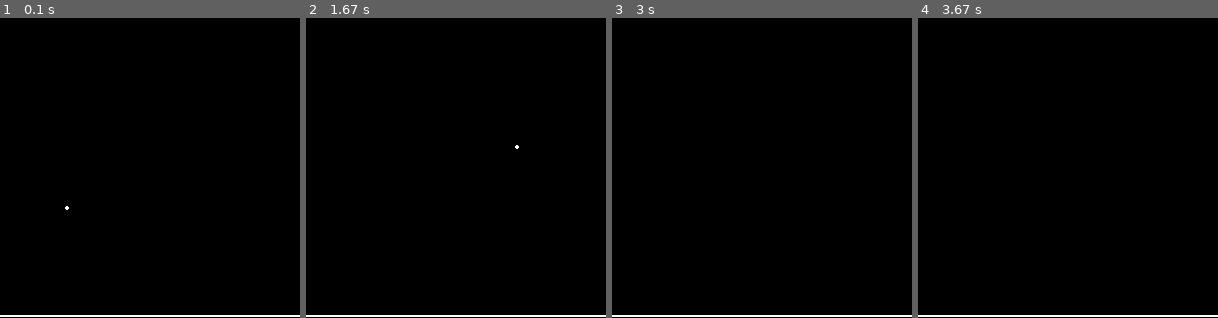
Above: before the commit, frames 1-4 (left to right).
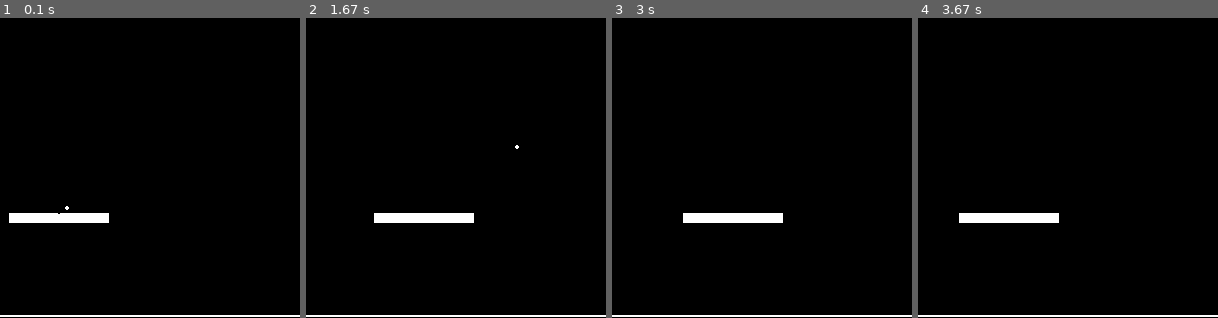
Above: after the commit, the same moments.

Repository: alekela/Arcanoid_pygame
Game: pygame game, started from main.py
The game is run twice, just before and just after one commit, with the same random seed, the same clock (stepped at 60 frames per second) and the same inputs.
Inputs:
- Up to frame 1 (0.1 s): no input
- Up to frame 2 (1.67 s): hold D 0.33-0.8 s; hold D 0.83-1.3 s; hold A from 1.33 s (still down)
- Up to frame 3 (3 s): release A at 1.87 s; hold A 1.9-2.3 s; hold D 2.33-2.97 s
- Up to frame 4 (3.67 s): hold A 3-3.47 s; hold D from 3.5 s (still down)
The pictures show only the part of the screen within x 40-90%, y 50-100%; the shares and areas given below are measured in that part.

The runs differ from the first frame. In frame 1, 1.1% of the frame differs, in the area x 3-37%, y 65-69%; in frame 2, 1.1%, in the area x 22-56%, y 65-69%; in frame 3, 1.1%; in frame 4, 1.1%.

Commit message:
update files

Diff:
--- a/classes.py
+++ b/classes.py
@@ -27,8 +27,15 @@
         if 3 + self.radius >= self.y or self.y >= h - 3 - self.radius:
             self.Vy = -self.Vy
 
-    def collide_with_platform(self):
-        self.Vy = -self.Vy
+    def collide_with_platform(self, other):
+        other_x, other_y = other.get_pos()
+        other_dx, other_dy = other.get_sizes()
+        if other_x - other_dx / 2 < self.x < other_x + other_dx / 2:
+            if self.y <= other_y + other_dy / 2 and self.y >= other_y - other_dy / 2:
+                self.Vy = -self.Vy
+
+    def endgame(self, field):
+        return not (self.y >= field.get_size()[1] - 5)
 
 
 class Platform:
@@ -37,15 +44,19 @@
         self.x = w / 2
         self.y = 5 / 6 * h
         self.dy = 10
-        self.dx = 50
+        self.dx = 100
         pygame.draw.rect(field, 'white', [self.x - self.dx / 2, self.y - self.dy / 2, self.dx, self.dy], 0)
 
     def get_pos(self):
         return self.x, self.y
 
+    def get_sizes(self):
+        return self.dx, self.dy
+
     def update(self, field, dx):
         pygame.draw.rect(field, 'black', [self.x - self.dx / 2, self.y - self.dy / 2, self.dx, self.dy], 0)
-        self.x += dx
+        if self.x + dx + self.dx / 2 < field.get_size()[0] - 2 and self.x + dx - self.dx / 2 > 2:
+            self.x += dx
         self.redraw(field)
 
     def redraw(self, field):
@@ -53,4 +64,11 @@
 
 
 class Brick:
-    pass
+    def __init__(self, x, y):
+        self.x = x
+        self.y = y
+        self.dx = 10
+        self.dy = 5
+
+    def get_sizes(self):
+        return self.dx, self.dy
--- a/main.py
+++ b/main.py
@@ -9,12 +9,33 @@
 
 running = True
 ball = Ball(screen, 300, 494)
+platform = Platform(screen)
+
 fps = 10
 clock = pygame.time.Clock()
+platform_right = False
+platform_left = False
 while running:
     clock.tick(1000 // fps)
     for event in pygame.event.get():
         if event.type == pygame.QUIT:
             running = False
+        if event.type == pygame.KEYDOWN:
+            if event.key == pygame.K_a:
+                platform_left = True
+            if event.key == pygame.K_d:
+                platform_right = True
+        if event.type == pygame.KEYUP:
+            if event.key == pygame.K_a:
+                platform_left = False
+            if event.key == pygame.K_d:
+                platform_right = False
+    if platform_right:
+        platform.update(screen, 1)
+    if platform_left:
+        platform.update(screen, -1)
     ball.update(screen, 1 / fps)
+    ball.collide_with_platform(platform)
+    running = ball.endgame(screen)
+    pygame.draw.rect(screen, 'white', [1, 1, w - 2, h - 2], 2)
     pygame.display.flip()
